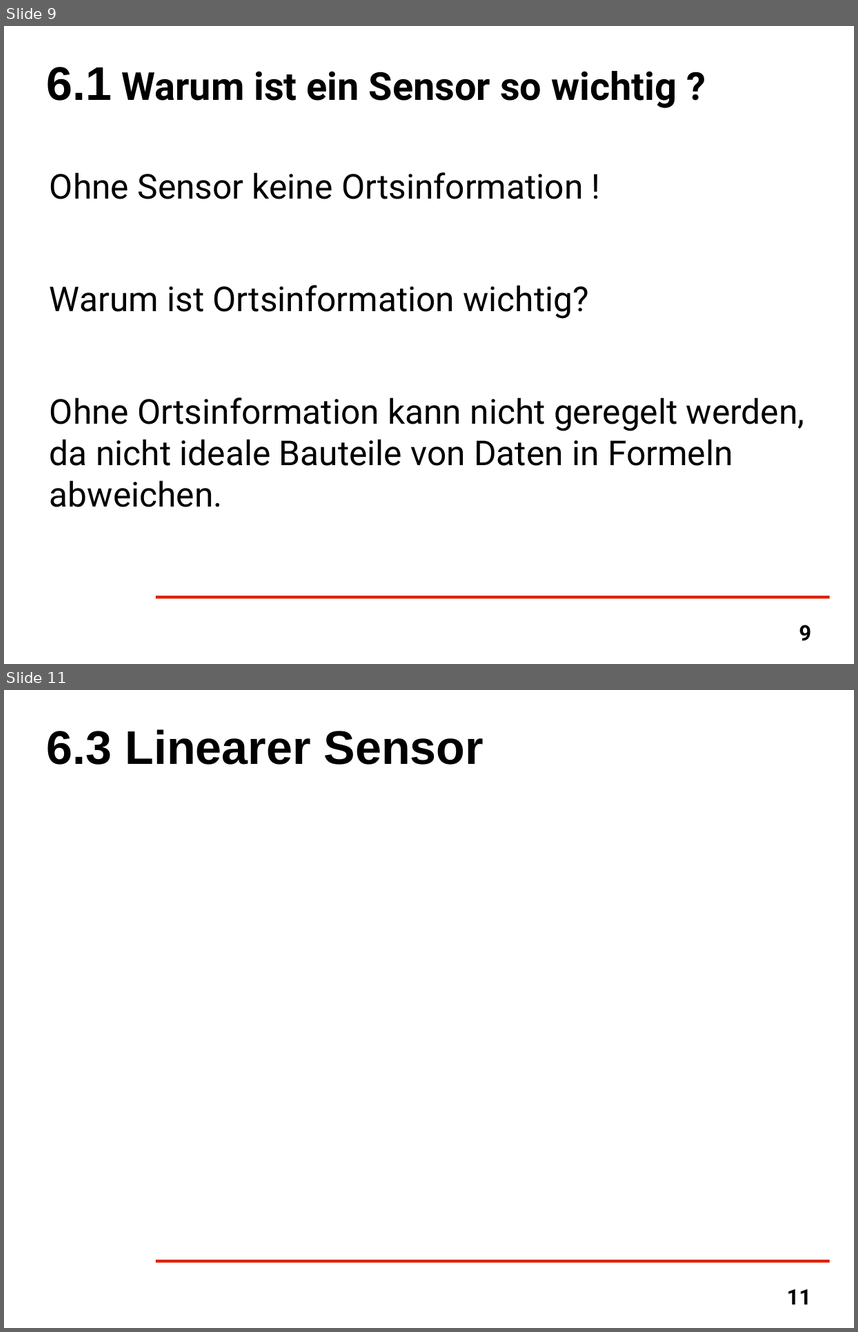
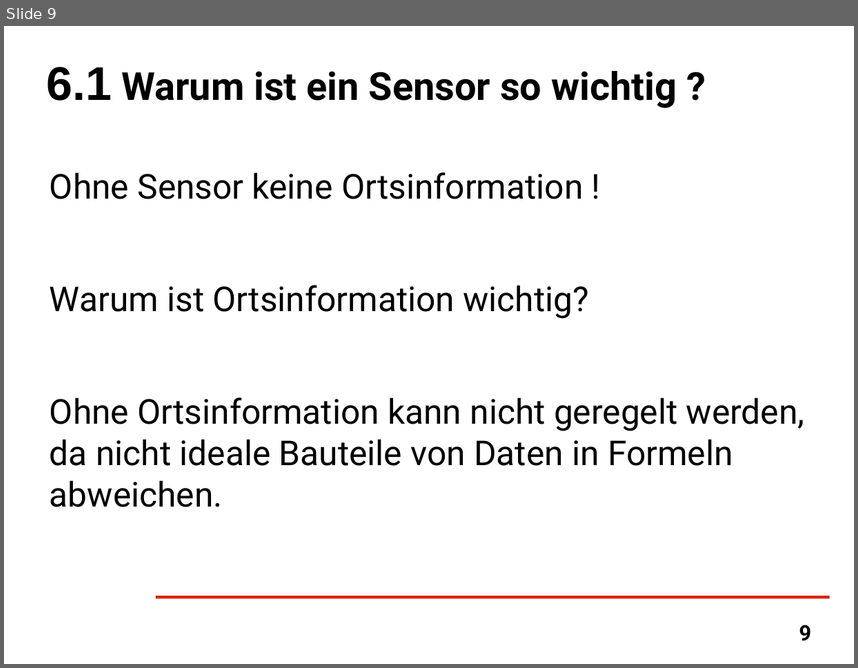
Before and after one commit to kizzm/syt_ss13, a slide deck: Vortrag.odp. Shown one above the other, each under a label of ours: slides 9 and 11 before the commit, slide 9 after it; the slides between them are not shown. The pictures are 858x1332 and 858x668 pixels, drawn with LibreOffice and Linux fonts; fonts in the diff are those of the drawing; background and template pictures are left out. Boxes give left, top, right and bottom in pixels: in the first picture for what was removed or moved away, otherwise in the second. Text is boxed around its words. In the diff, an @@ line names an element or a change of style, - is before the commit and + after.

```diff
--- a/Vortrag.odp
+++ b/Vortrag.odp
@@ slide 11 removed at (4, 690, 854, 1328), background #FFFFFF; not listed: 1 template element that a slide beside it also shows @@
@@ title removed at (47, 729, 484, 765) @@
-6.3 Linearer Sensor
@@ page number removed at (787, 1289, 812, 1304) @@
-11
```
Also in this commit, not shown: 7 slides changed, 2 slides added, 2 other slides removed, 10 other files.
